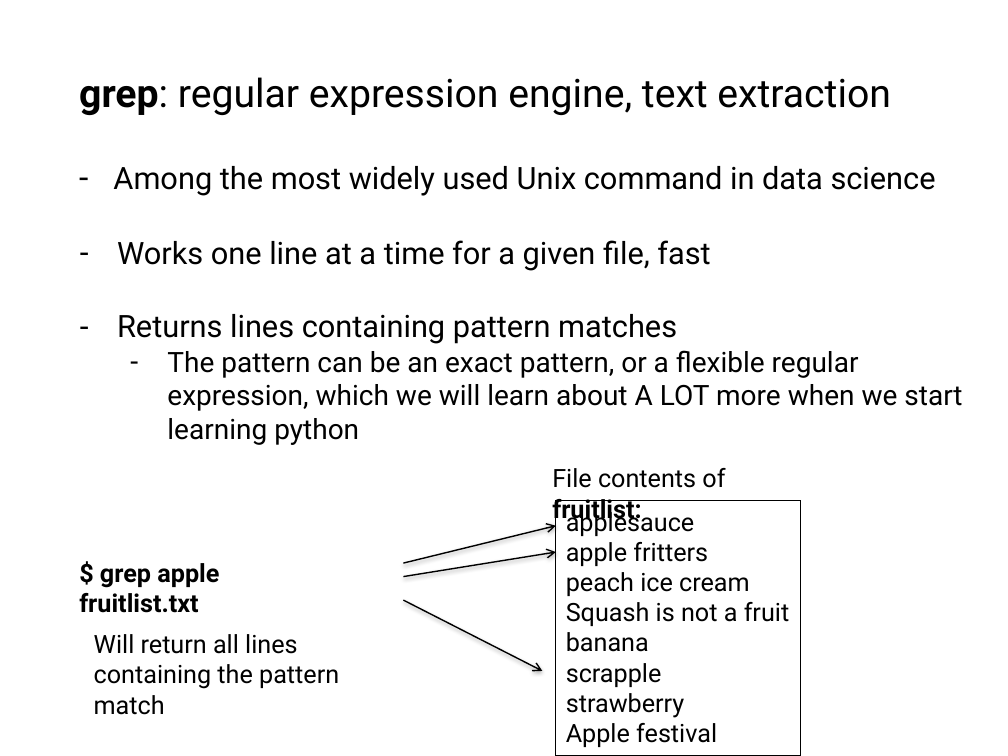
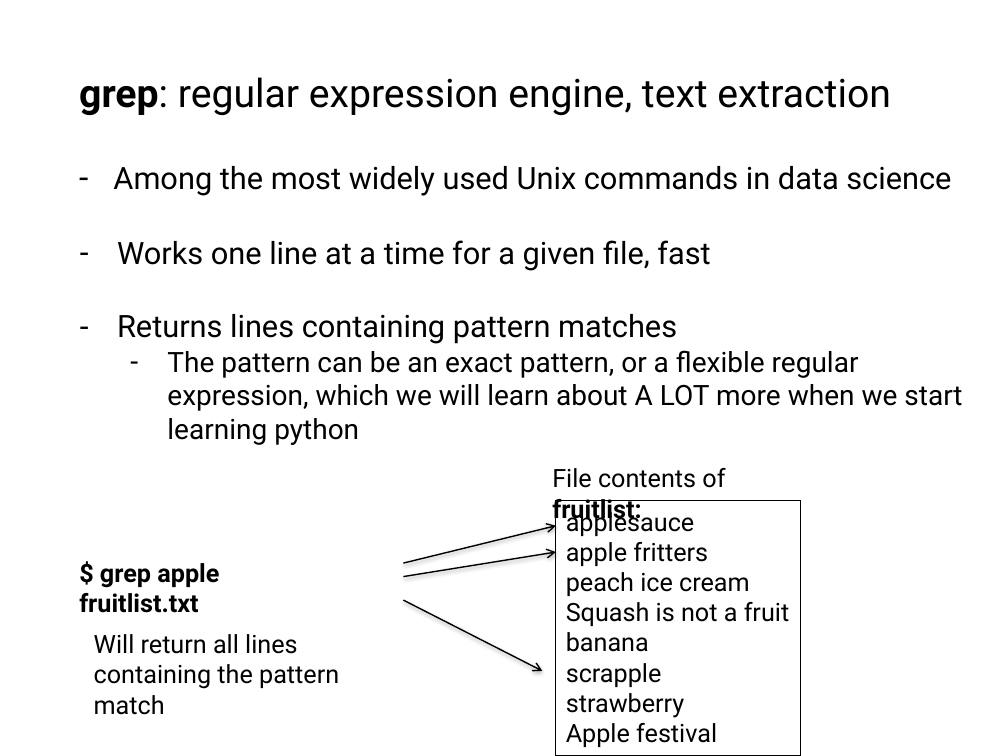
Before and after one commit to tparchman/F24_BIOL792, a slide deck: slide 22 of week2_UnixII/week2.pptx. Drawn at 1008x756 pixels with LibreOffice and Linux fonts; fonts in the diff are those of the drawing. Boxes give left, top, right and bottom in pixels: in the first picture for what was removed or moved away, otherwise in the second. Text is boxed around its words. In the diff, an @@ line names an element or a change of style, - is before the commit and + after.

```diff
--- a/week2_UnixII/week2.pptx
+++ b/week2_UnixII/week2.pptx
@@ text at [113, 166, 951, 196]: text changed @@
-- Among the most widely used Unix command in data science
+- Among the most widely used Unix commands in data science
```
Also in this commit, not shown: 1 other slide changed.
